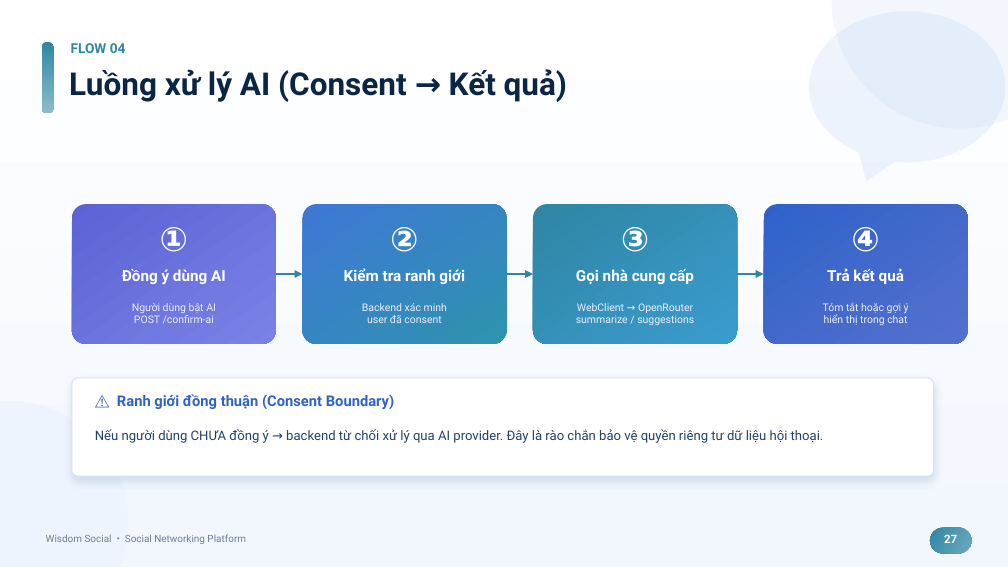
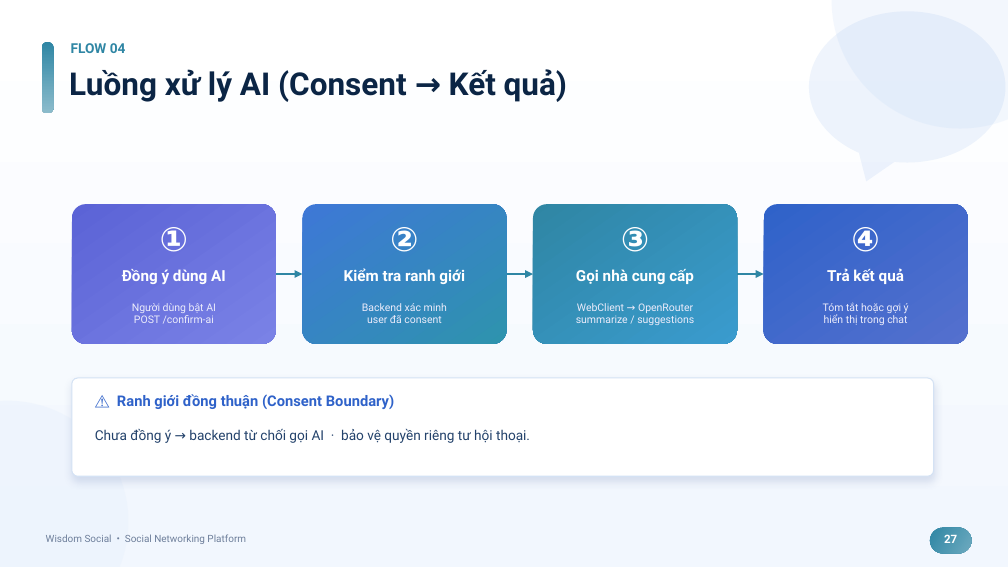
Before and after one commit to HuuThai2910/wisdom-social, a slide deck: slide 27 of Wisdom_Social_Presentation.pptx. Drawn at 1008x567 pixels with LibreOffice and Linux fonts; fonts in the diff are those of the drawing. Boxes give left, top, right and bottom in pixels: in the first picture for what was removed or moved away, otherwise in the second. Text is boxed around its words. In the diff, an @@ line names an element or a change of style, - is before the commit and + after.

```diff
--- a/Wisdom_Social_Presentation.pptx
+++ b/Wisdom_Social_Presentation.pptx
@@ text at (95,429,530,443): text changed; size 12.5 to 13 pt @@
-Nếu người dùng CHƯA đồng ý → backend từ chối xử lý qua AI provider. Đây là rào chắn bảo vệ quyền riêng tư dữ liệu hội thoại.
+Chưa đồng ý → backend từ chối gọi AI · bảo vệ quyền riêng tư hội thoại.
```
Also in this commit, not shown: 21 other slides changed, 1 other file.
